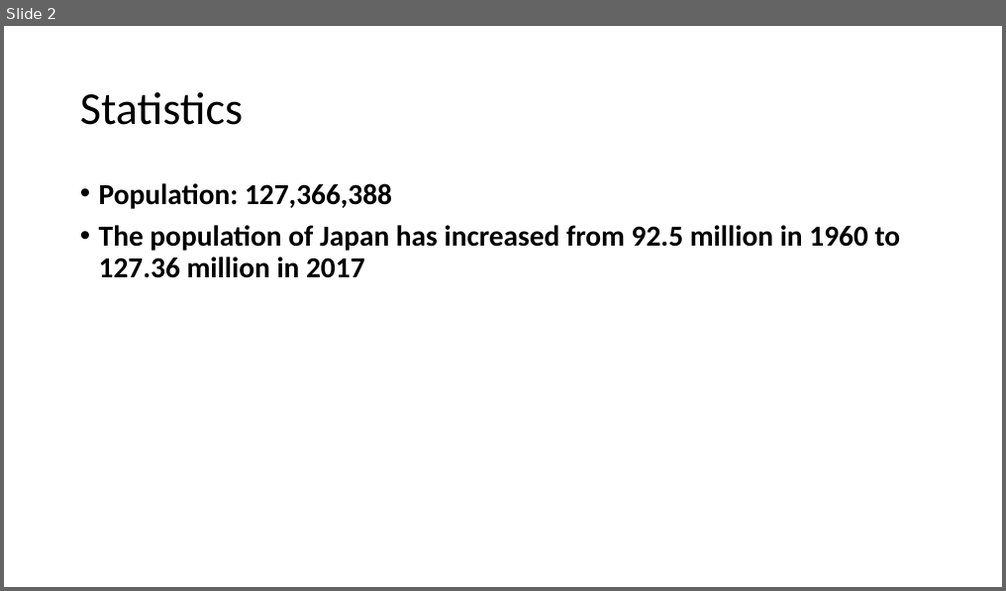
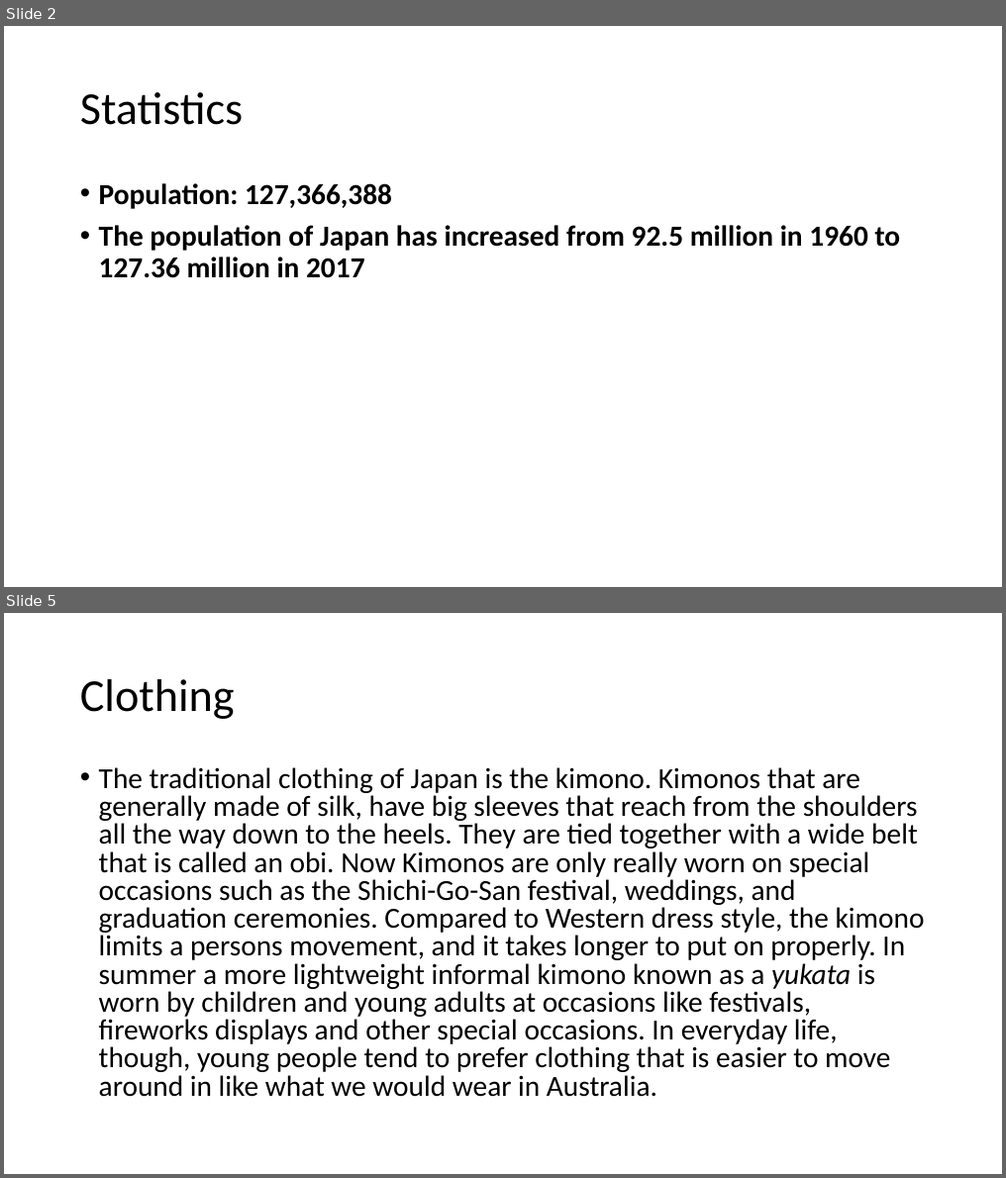
Before and after one commit to Luny12345/Asian, a slide deck: callum is not asian.pptx. Shown one above the other, each under a label of ours: slide 2 before the commit, slides 2 and 5 after it; the slides between them are not shown. The pictures are 1006x591 and 1006x1178 pixels, drawn with LibreOffice and Linux fonts; fonts in the diff are those of the drawing; background and template pictures are left out. Boxes give left, top, right and bottom in pixels: in the first picture for what was removed or moved away, otherwise in the second. Text is boxed around its words. In the diff, an @@ line names an element or a change of style, - is before the commit and + after.

Commit message:
Added Clothing, Food, Map and Bibliography slides

```diff
--- a/callum is not asian.pptx
+++ b/callum is not asian.pptx
@@ slide 5 added at (4,613,1002,1174), background #FFFFFF @@
@@ title added at (80,679,235,719), 44 pt, text #000000 @@
+Clothing
@@ text added at (99,767,925,1097), 28 pt, text #000000 @@
+• The traditional clothing of Japan is the kimono. Kimonos that are generally made of silk, have big sleeves that reach from the shoulders all the way down to the heels. They are tied together with a wide belt that is called an obi. Now Kimonos are only really worn on special occasions such as the Shichi-Go-San festival, weddings, and graduation ceremonies. Compared to Western dress style, the kimono limits a persons movement, and it takes longer to put on properly. In summer a more lightweight informal kimono known as a yukata is worn by children and young adults at occasions like festivals, fireworks displays and other special occasions. In everyday life, though, young people tend to prefer clothing that is easier to move around in like what we would wear in Australia.
```
Also in this commit, not shown: 4 other slides added.
